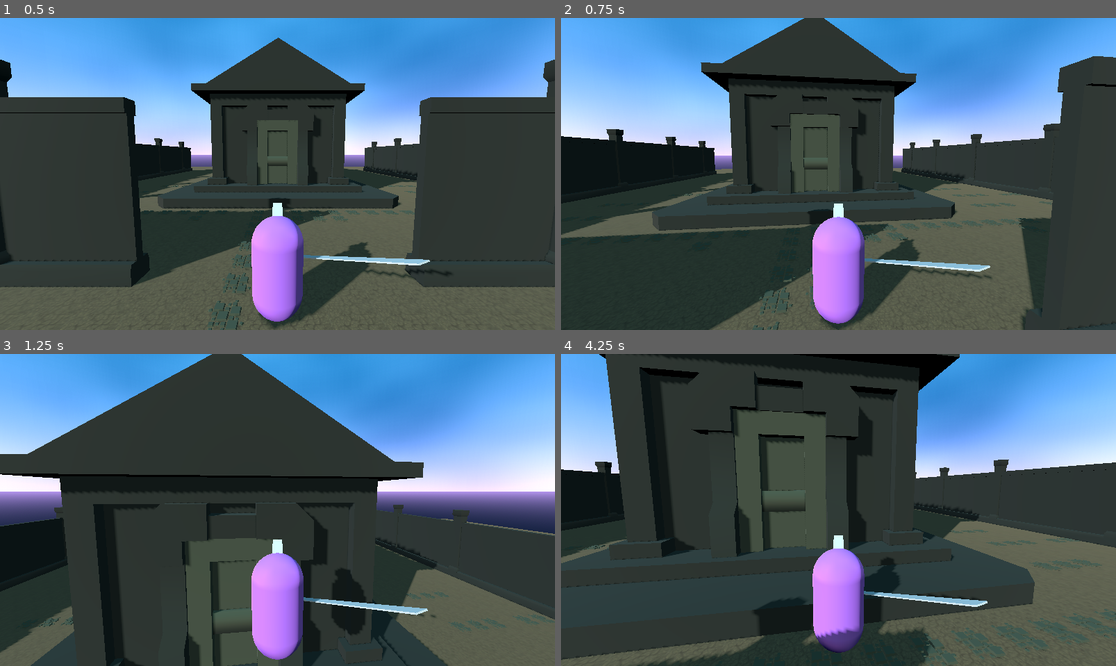
Above: before the commit, frames 1-4 (two rows, left to right).
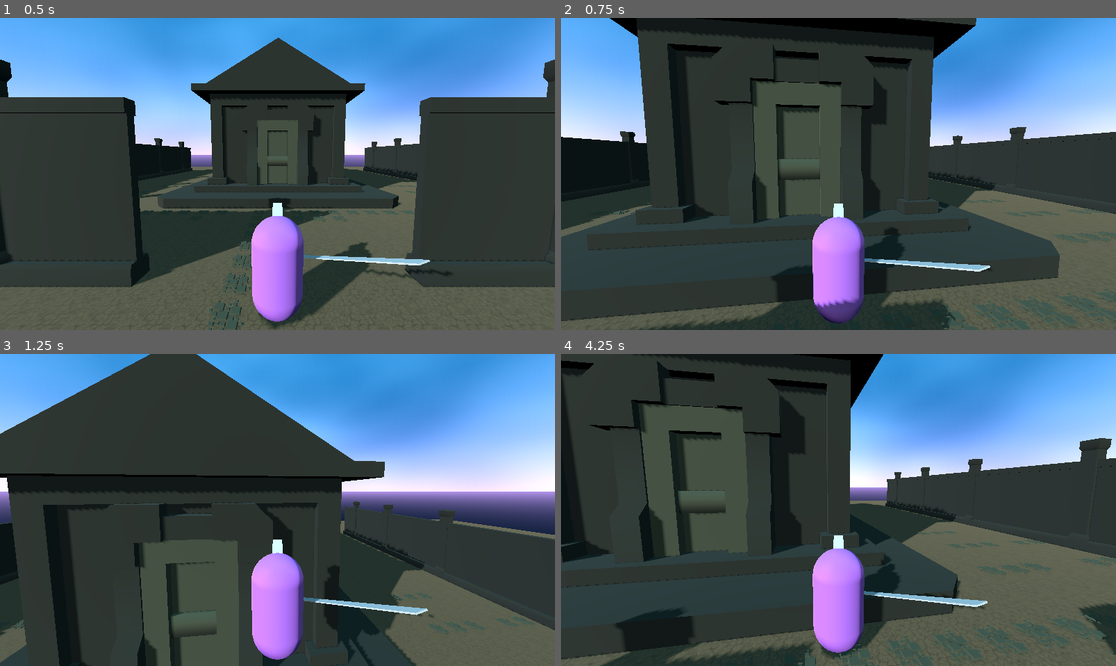
Above: after the commit, the same moments.

Repository: JJPSeno/exhaust
Game: Godot game, scene res://scenes/worldv_2.tscn
The game is run twice, just before and just after one commit, with the same random seed, the same clock (stepped at 60 frames per second) and the same inputs.
Inputs (mouse positions are in pixels of both pictures, inside the frame that each line leads up to):
- Up to frame 1 (0.5 s): no input
- Up to frame 2 (0.75 s): move the mouse to (866, 174) at 0.52 s; hold W (forward) from 0.53 s (still down); tap Shift (dash, bound only after the commit) at 0.6 s
- Up to frame 3 (1.25 s): keep holding W (forward); tap Space (jump) at 0.77 s
- Up to frame 4 (4.25 s): keep holding W (forward); move the mouse to (810, 510) at 1.27 s; click (810, 510) at 1.35 s; tap Space (jump) at 1.52, 3.02, 3.77 s; tap Shift (dash, bound only after the commit) at 1.55, 2.3, 2.85, 3.6 s; move the mouse to (849, 503) at 2.02 s; tap Q (toggle_form) at 2.1 s; move the mouse to (832, 516) at 2.77 s; move the mouse to (877, 513) at 3.52 s

Frame 1 is identical in both runs. In frame 2, 41% of the frame differs, in the area x 0-100%, y 0-100%; in frame 3, 23%; in frame 4, 35%.

Commit message:
added dash

Diff:
--- a/project.godot
+++ b/project.godot
@@ -75,6 +75,11 @@
 "events": [Object(InputEventMouseButton,"resource_local_to_scene":false,"resource_name":"","device":-1,"window_id":0,"a …(257 unchanged characters)…
 ]
 }
+dash={
+"deadzone": 0.5,
+"events": [Object(InputEventKey,"resource_local_to_scene":false,"resource_name":"","device":-1,"window_id":0,"alt_pressed":false,"shift_pressed":false,"ctrl_pressed":false,"meta_pressed":false,"pressed":false,"keycode":0,"physical_keycode":4194325,"key_label":0,"unicode":0,"echo":false,"script":null)
+]
+}
 
 [layer_names]
 
--- a/scripts/playerv2.gd
+++ b/scripts/playerv2.gd
@@ -10,7 +10,9 @@
 # Get the gravity from the project settings to be synced with RigidBody nodes.
 var gravity
 var is_attacking
-
+var extraVelMulti = 125
+var extraVel = Vector3.ZERO
+var direction
 @onready var head = $Head
 @onready var camera = $Head/Camera3D
 @onready var animation_player = $AnimationPlayer
@@ -43,10 +45,13 @@
 	if Input.is_action_just_pressed("jump") and is_on_floor():
 		velocity.y = JUMP_VELOCITY
 
+	if Input.is_action_just_pressed("dash"):
+		dash()
+
 	# Get the input direction and handle the movement/deceleration.
 	# As good practice, you should replace UI actions with custom gameplay actions.
 	var input_dir = Input.get_vector("left", "right", "forward", "back")
-	var direction = (transform.basis * Vector3(input_dir.x, 0, input_dir.y)).normalized()
+	direction = (transform.basis * Vector3(input_dir.x, 0, input_dir.y)).normalized()
 
 	if direction:
 		velocity.x = direction.x * SPEED
@@ -55,6 +60,8 @@
 		velocity.x = 0
 		velocity.z = 0
 
+	extraVel = lerp(extraVel,Vector3.ZERO, 0.1)
+	velocity += extraVel
 	move_and_slide()
 
 	if Input.is_action_just_pressed("attack_melee"):
@@ -62,12 +69,12 @@
 		is_attacking = true
 		animation_player.play("attack")
 
-
-
+func dash():
+	extraVel += direction * extraVelMulti
+	#extraVel += (Vector3(transform.origin.x,0,transform.origin.z)-Vector3(camera.transform.origin.x,0,camera.transform.origin.z)).normalized() * extraVelMulti
 func _on_attack_melee_timer_timeout():
 	is_attacking = false
 	animation_player.play("idle")
 
-
 func _on_hit_box_area_shape_entered(area_rid, area, area_shape_index, local_shape_index):
 	print("Oof")
